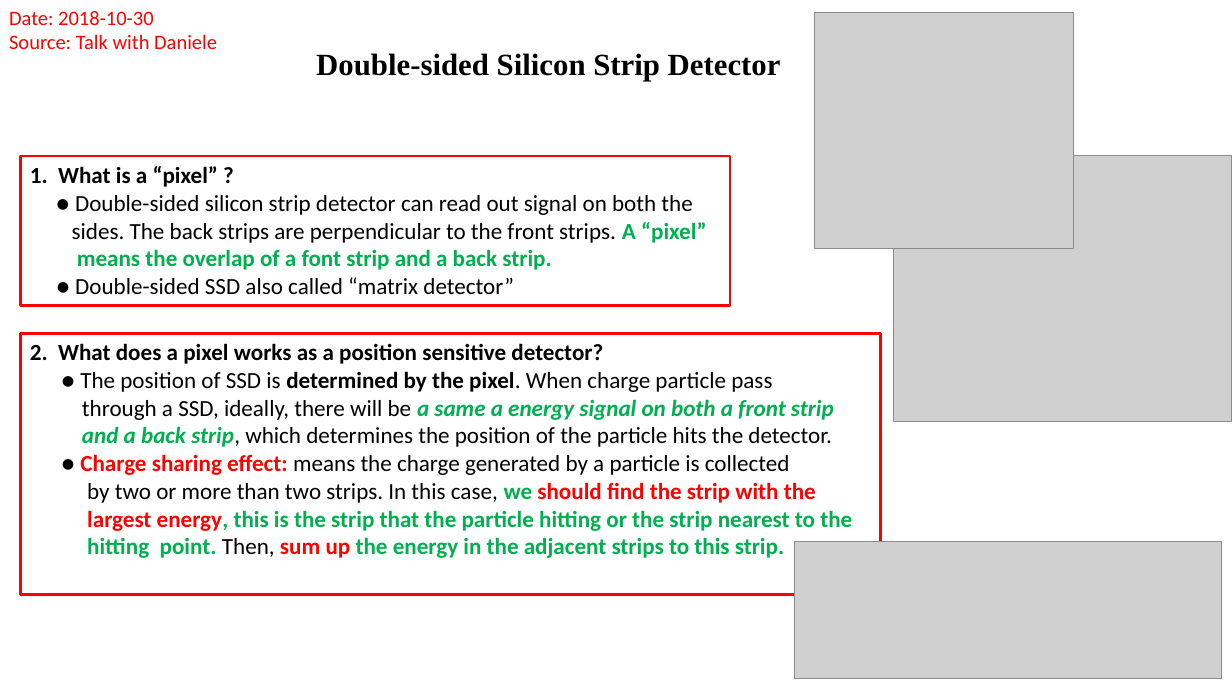
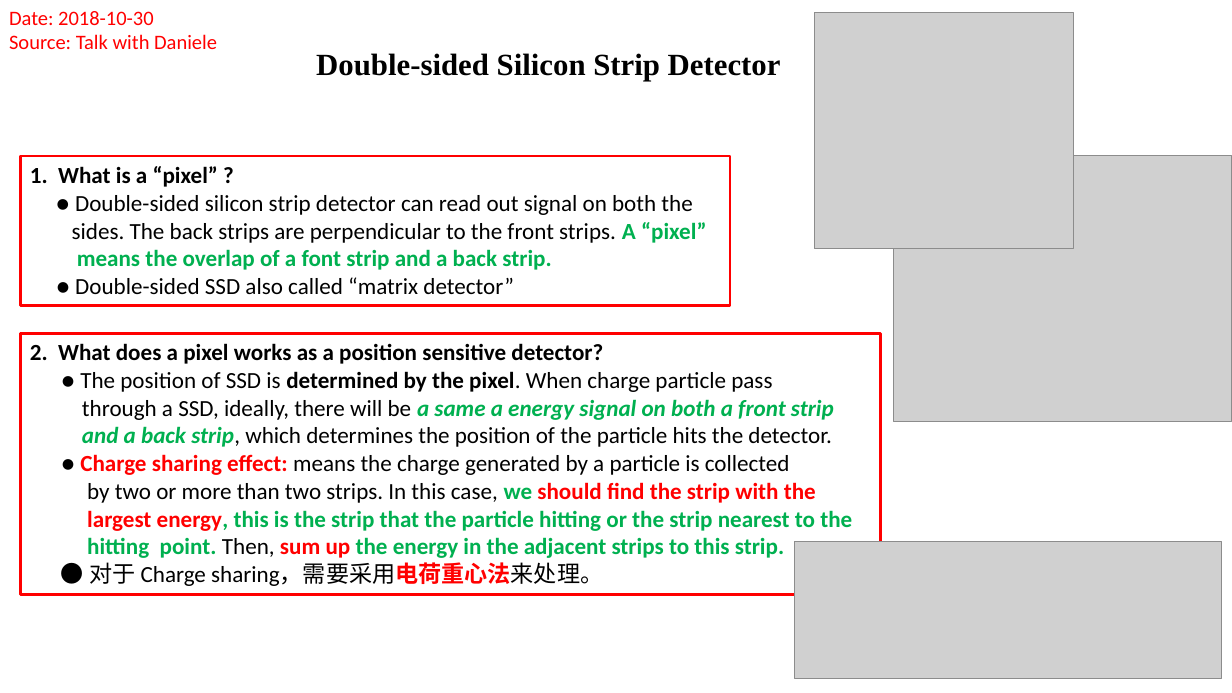
Before and after one commit to gfh16/StudyNotes, a slide deck: slide 5 of 03DE-E-Detector.pptx. Drawn at 1232x693 pixels with LibreOffice and Linux fonts; fonts in the diff are those of the drawing; grey boxes stand for pictures. Boxes give left, top, right and bottom in pixels: in the first picture for what was removed or moved away, otherwise in the second. Text is boxed around its words. In the diff, an @@ line names an element or a change of style, - is before the commit and + after.

```diff
--- a/03DE-E-Detector.pptx
+++ b/03DE-E-Detector.pptx
@@ text in rectangle at (89, 562, 603, 586): paragraph added @@
+● 对于 Charge sharing，需要采用电荷重心法来处理。
```
Also in this commit, not shown: 2 other slides changed.
